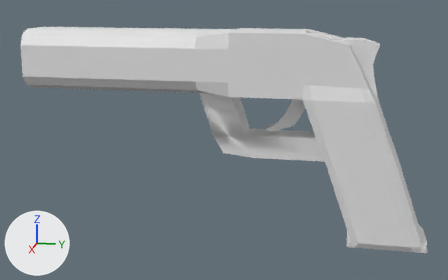
Before and after pictures for a commit that changed the FBX model StreamSDnC Project/Assets/_Project/Art/Graphics/Models/Gun01 LOD1 .fbx.
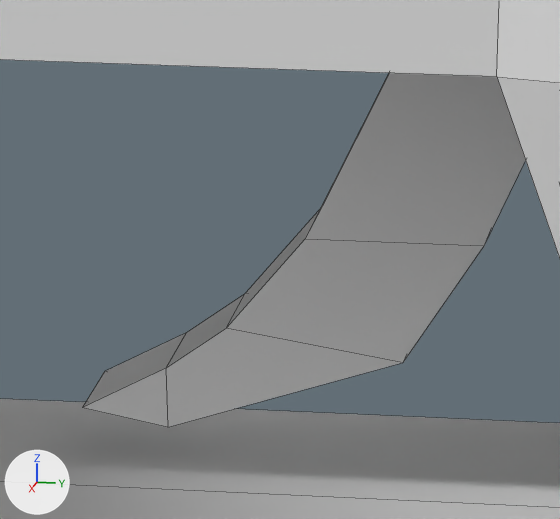
There are two pictures of each version: one whole from a 50 mm lens placed at (1.319, 0.016, 0.291), pointed at (0.004, -0.247, -0.037), one close up on the part from 57% to 69% of the width and 33% to 50% of the height. Arrows for +X, +Y and +Z are at lower left; the lights stay in place. The close-ups show mesh edges as thin lines. Where no turn or scale is listed for an object, it has been applied to the vertices.

Names of what the first close-up shows: 'Gun', 'Trigger'.
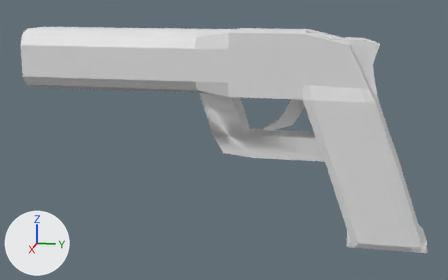
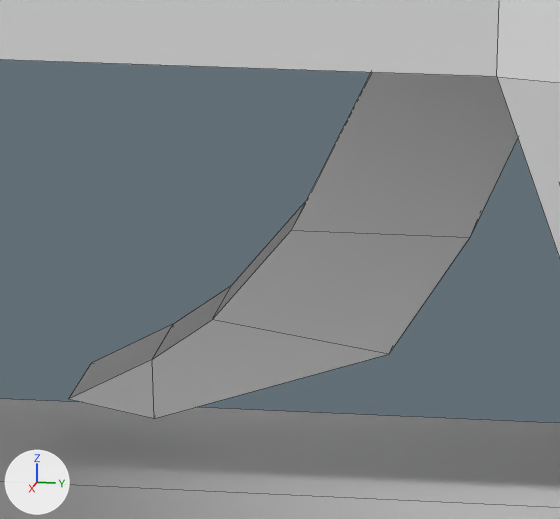
Where the change shows, as pixel boxes [x1, y1, x2, y2] in the close-ups (560 x 519 px):
'Trigger', moved
    before: [83, 73, 525, 427]
    after: [69, 72, 518, 419]

Patch to the scene script:
```diff
--- a/StreamSDnC Project/Assets/_Project/Art/Graphics/Models/Gun01 LOD1 .fbx.py
+++ b/StreamSDnC Project/Assets/_Project/Art/Graphics/Models/Gun01 LOD1 .fbx.py
@@ me_cube_001 @@
 me_cube_001.from_pydata(...)  # 18 vertices, 17 faces; spans x -0.0169..0.0169, y -0.155..-0.0513, z -0.0106..0.087
 # used by ob_trigger; location = (0.0, 0.0, 0.0)
+# me_cube_001 part 1: the whole mesh is moved by (0.0, 0.0656, -0.0796)
@@ ob_trigger @@
 ob_trigger = bpy.data.objects.new('Trigger', me_cube_001)
-ob_trigger.location = (0.0, 0.0, 0.0)
+ob_trigger.location = (0.0, -0.0684, 0.0812)
```
